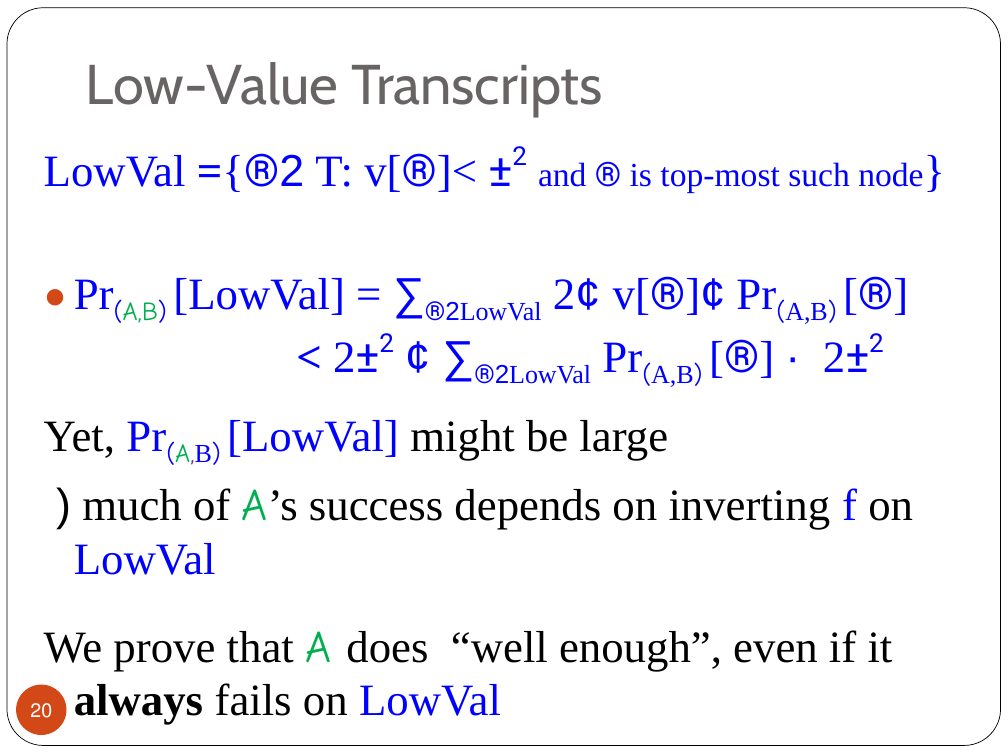
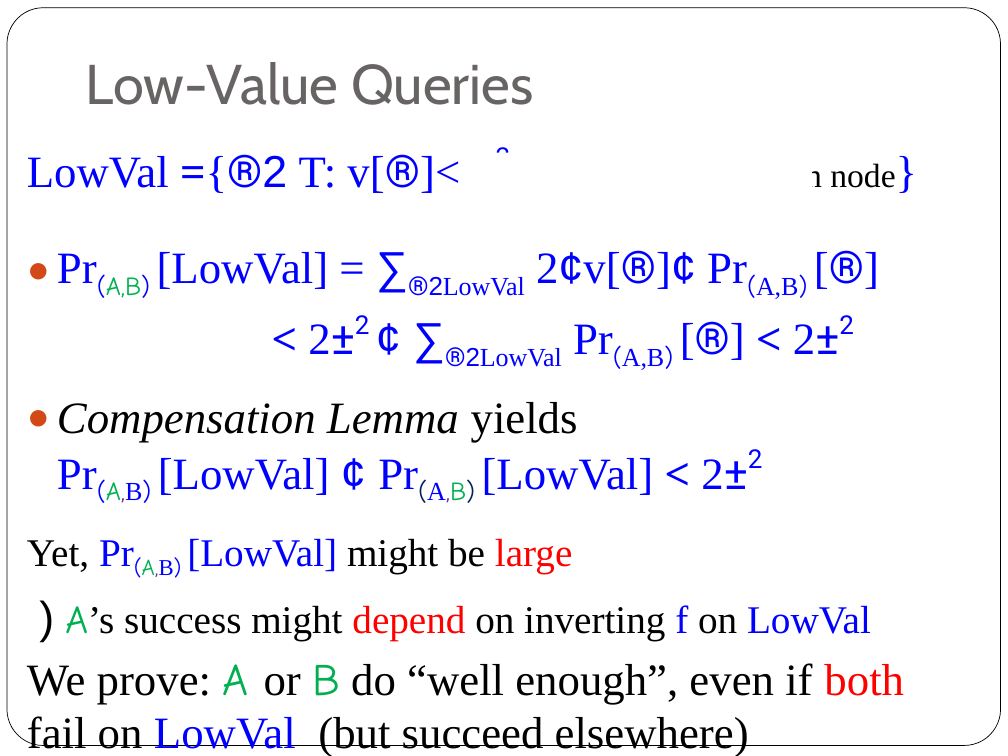
Before and after one commit to iftachh/MyHomepage, a slide deck: slide 18 of papers/CoinFlipping/Seminar.pptx (slide 20 before the commit). Drawn at 1008x756 pixels with LibreOffice and Linux fonts; fonts in the diff are those of the drawing; background and template pictures are left out. Boxes give left, top, right and bottom in pixels: in the first picture for what was removed or moved away, otherwise in the second. Text is boxed around its words. In the diff, an @@ line names an element or a change of style, - is before the commit and + after.

```diff
--- a/papers/CoinFlipping/Seminar.pptx
+++ b/papers/CoinFlipping/Seminar.pptx
@@ title at [86, 62, 533, 105]: text changed @@
-Low-Value Transcripts
+Low-Value Queries
@@ text "LowVal ={®2 T: v[®]< ±2and ...": place and size @@
-text "LowVal ={®2 T: v[®]< ±2and ..." at [44, 153, 923, 716]
+text "LowVal ={®2 T: v[®]< ±2and ..." at [27, 154, 904, 756]
@@ rectangle added at [448, 134, 490, 159], fill #FFFFFF @@
@@ text at [27, 154, 895, 503]: text changed @@
-LowVal ={®2 T: v[®]< ±2 and ® is top-most such node}
-● Pr(A,B) [LowVal] = ∑®2LowVal 2¢ v[®]¢ Pr(A,B) [®]
-  < 2±2 ¢ ∑®2LowVal Pr(A,B) [®] · 2±2
+LowVal ={®2 T: v[®]< ±2and ® is top-most such node}
+● Pr(A,B) [LowVal] = ∑®2LowVal 2¢v[®]¢ Pr(A,B) [®]
+< 2±2 ¢ ∑®2LowVal Pr(A,B) [®] < 2±2
+● Compensation Lemma yields
+  Pr(A,B) [LowVal] ¢ Pr(A,B) [LowVal] < 2±2
@@ rectangle added at [462, 152, 812, 198], fill #FFFFFF @@
@@ text at [27, 538, 572, 578]: size 32 to 28 pt in "Yet, Pr(A,B) [LowVal] might be large"; text colour #000000 to #FF0000 in "large" @@
@@ text at [27, 605, 904, 756]: text changed @@
-) much of A’s success depends on inverting f on LowVal
-We prove that A does “well enough”, even if it always fails on LowVal
+) A’s success might depend on inverting f on LowVal
+We prove: A or B do “well enough”, even if both
+fail on LowVal (but succeed elsewhere)
@@ page number removed at [16, 684, 67, 735] @@
-20
```
Also in this commit, not shown: 20 other slides changed, 1 slide added, 4 slides removed.
